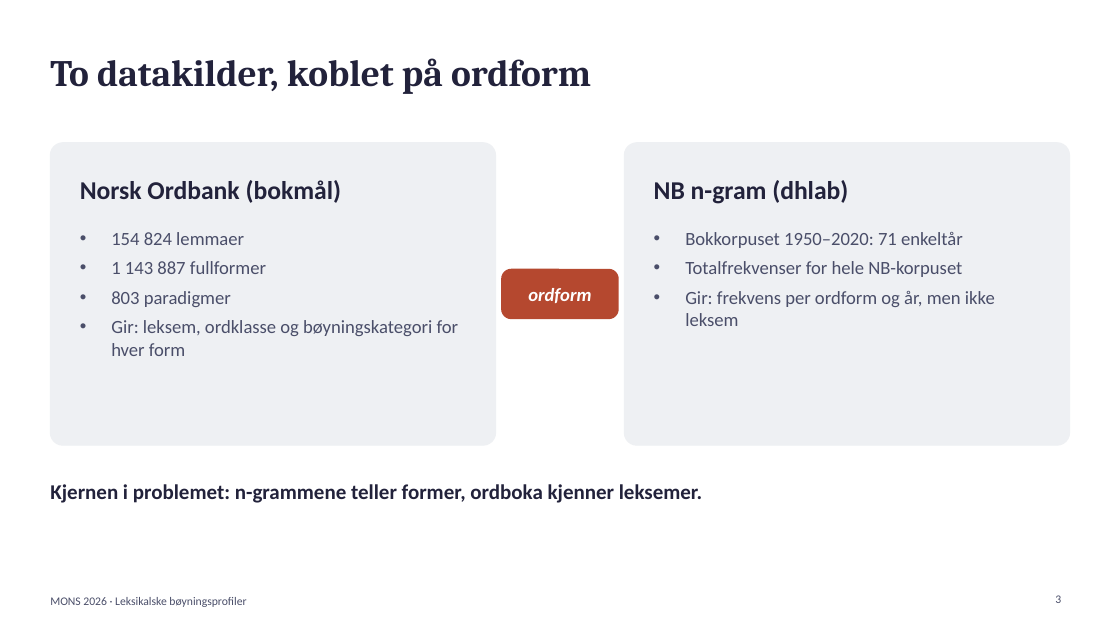
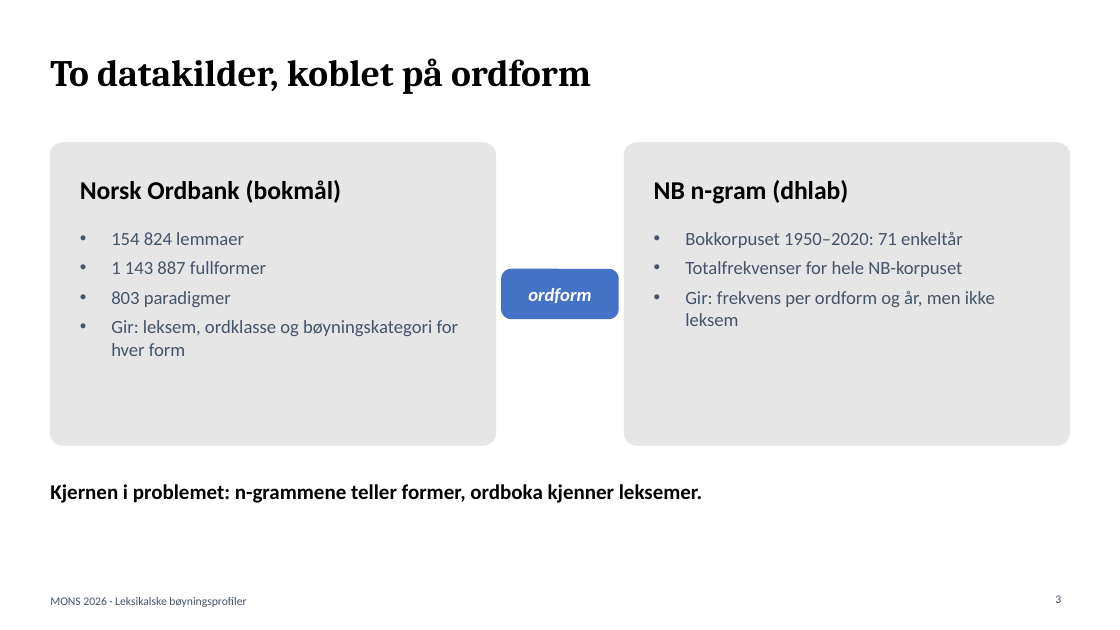
Before and after one commit to Yoonsen/B-yning, a slide deck: slide 3 of tekst/mons_presentasjon.pptx. Drawn at 1120x630 pixels with LibreOffice and Linux fonts; fonts in the diff are those of the drawing. Boxes give left, top, right and bottom in pixels: in the first picture for what was removed or moved away, otherwise in the second. Text is boxed around its words. In the diff, an @@ line names an element or a change of style, - is before the commit and + after.

```diff
--- a/tekst/mons_presentasjon.pptx
+++ b/tekst/mons_presentasjon.pptx
@@ rounded rectangle at box(50, 143, 496, 445): fill #EEF0F3 to #E7E6E6; outline #EEF0F3 1 pt to #E7E6E6 1 pt @@
@@ rounded rectangle at box(624, 143, 1070, 445): fill #EEF0F3 to #E7E6E6; outline #EEF0F3 1 pt to #E7E6E6 1 pt @@
@@ rounded rectangle "ordform" at box(502, 269, 619, 319): fill #B5482F to #4472C4 @@
@@ text colour #22223B to #000000 in 4 elements at box(50, 58, 591, 94), box(80, 180, 342, 203), box(654, 180, 848, 204), box(50, 484, 702, 503) @@
```
Also in this commit, not shown: 10 other slides changed, 7 other files.
